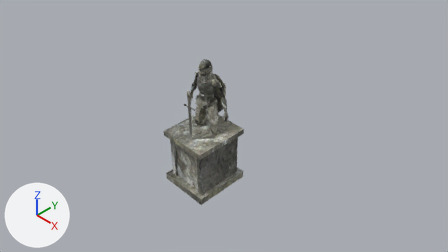
The Blender file models/structures/statue/knight_statue.blend, before and after one commit.
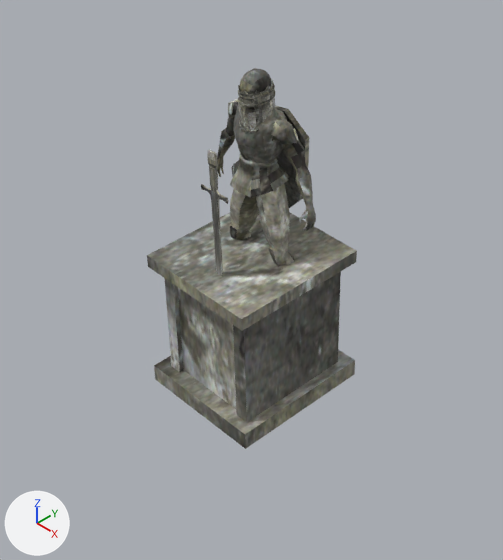
Each version appears first from the file's camera 'Camera.008', and next in a close-up on the part from 24% to 67% of the width and 13% to 98% of the height. The lights are fixed; the arrows at lower left show +X, +Y and +Z. The older version's two pictures come first.

The first close-up shows 'Circle.005', 'Cube', 'Human.001', 'shield.001', 'sword'.
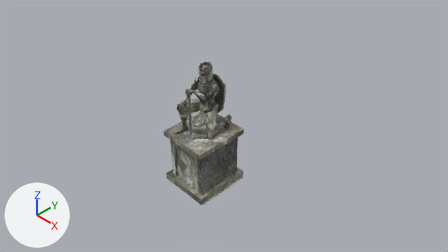
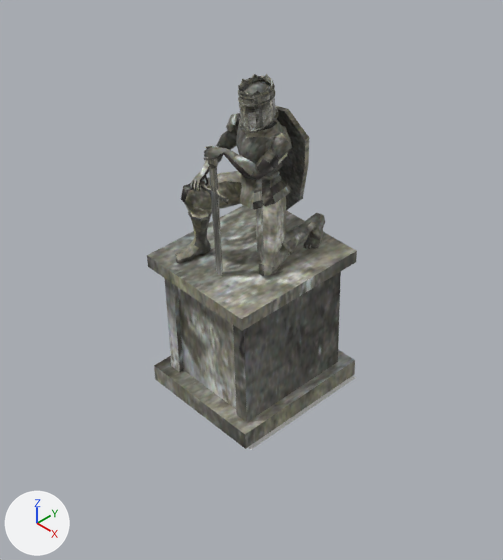
The newer file is also turned or shifted as a whole; pictures and numbers use the older file's frame.

Location of each change, (x1, y1, x2, y2) in pixels of the close-ups (503 x 560 px):
'Human.001', reshaped: before (217, 68, 316, 266); after (175, 82, 325, 276)
'Plane', added: after (248, 376, 356, 450)

The change, as a list of edits to the scene's bpy script:
```text
Change me_body_000:
    used by ob_human_001; location = (0.057, -2.483, 1.702); scale = (0.984, 0.984, 0.984)
    remove me_body_000.from_pydata(...)  # 1799 vertices, 1786 faces; spans x -0.46..0.46, y -0.17..0.17, z -0.87..0.87
    add me_body_000.from_pydata(...)  # 1799 vertices, 1786 faces; spans x -0.35..0.31, y -0.51..0.37, z -0.43..0.78
    me_body_000 part 1: 1799 of 1799 vertices moved; they spanned x -0.46..0.46, y -0.17..0.17, z -0.87..0.87 and now span x -0.35..0.31, y -0.51..0.37, z -0.43..0.78; mean shift (-0.03, -0.15, 0.16)
Add me_plane:
    me_plane.from_pydata([(-1.0, -1.0, 0.0), (1.0, -1.0, 0.0), (-1.0, 1.0, 0.0), (1.0, 1.0, 0.0)], [], [(0, 1, 3, 2)])
Add ob_plane:
    ob_plane = bpy.data.objects.new('Plane', me_plane)
    ob_plane.location = (0.067, -2.557, 0.21)
    ob_plane.scale = (0.5, 0.5, 0.5)
```
